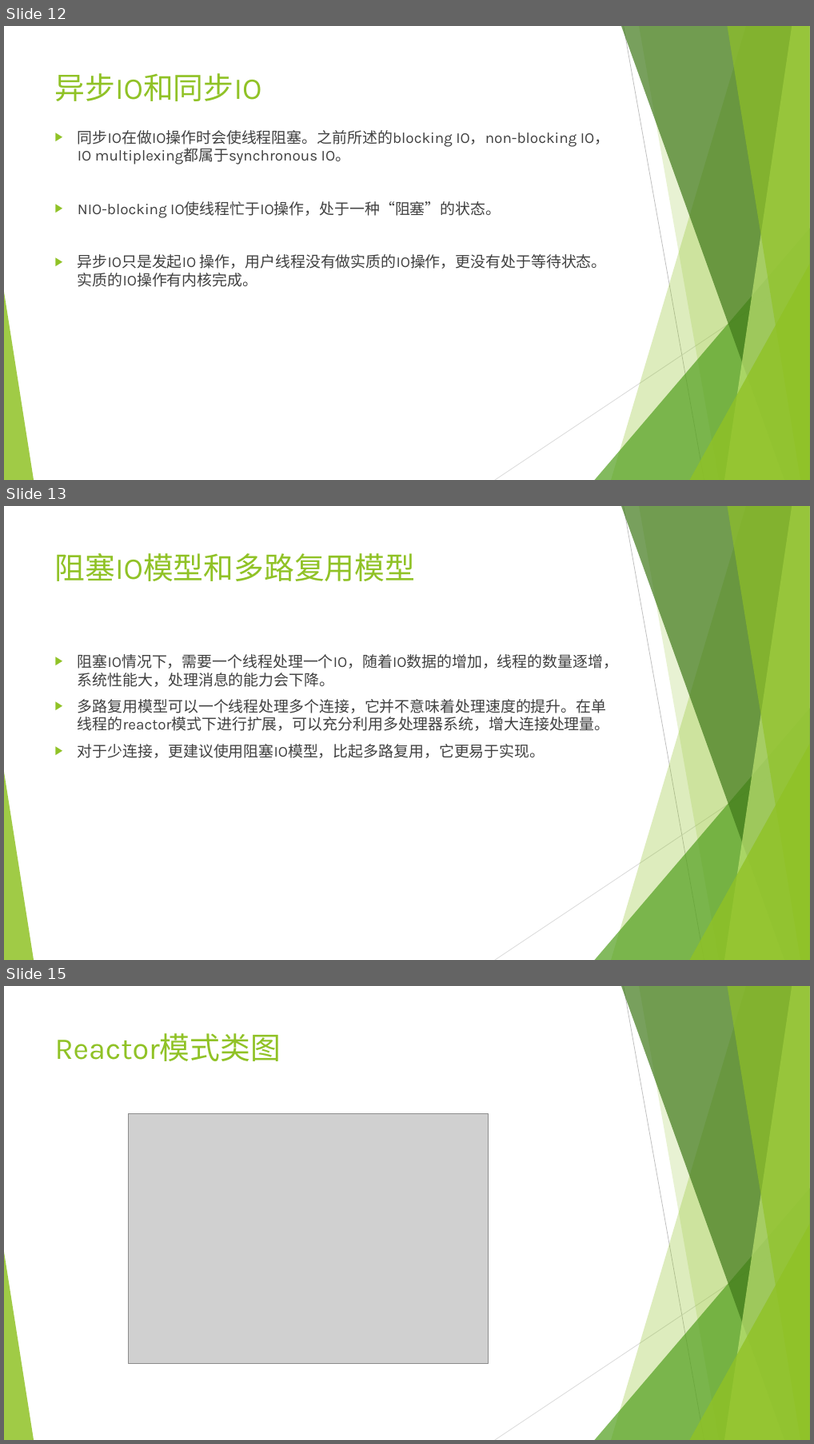
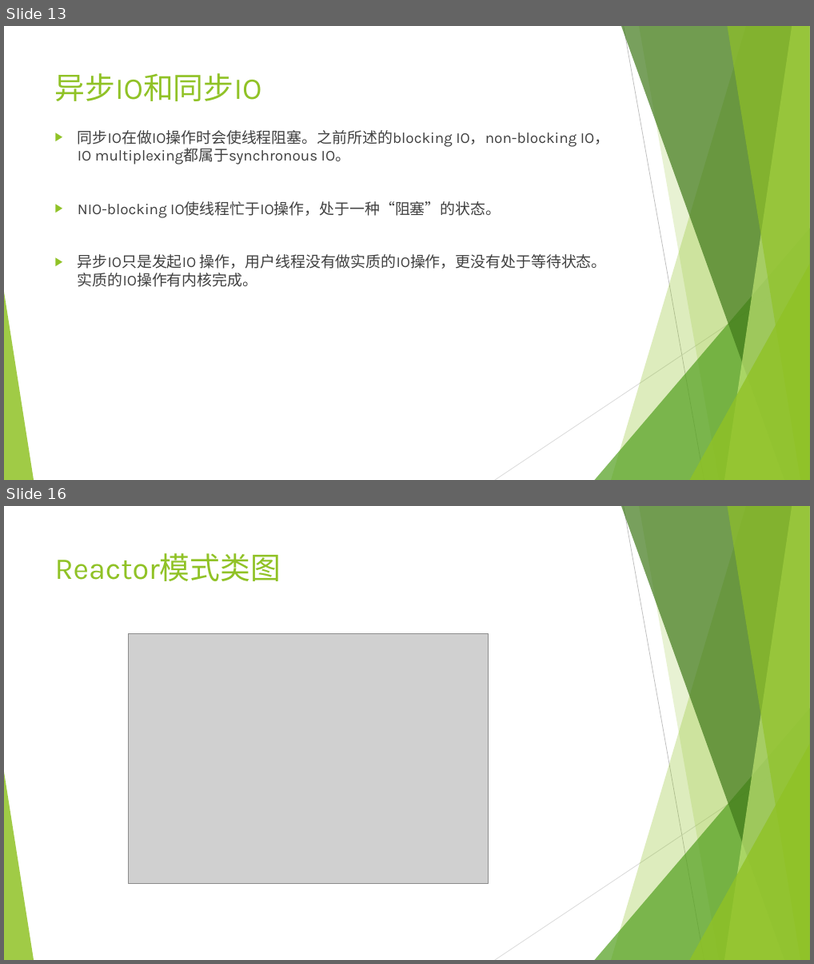
Before and after one commit to JyinChan/report, a slide deck: report.pptx. Shown one above the other, each under a label of ours: slides 12, 13 and 15 before the commit, slides 13 and 16 after it; the slides between them are not shown. The pictures are 814x1444 and 814x964 pixels, drawn with LibreOffice and Linux fonts; fonts in the diff are those of the drawing; grey boxes stand for pictures. Boxes give left, top, right and bottom in pixels: in the first picture for what was removed or moved away, otherwise in the second. Text is boxed around its words. In the diff, an @@ line names an element or a change of style, - is before the commit and + after.

```diff
--- a/report.pptx
+++ b/report.pptx
@@ slide 13 removed at bbox=[4, 506, 810, 960], background #FFFFFF; not listed: 10 template elements that a slide beside it also shows @@
@@ title removed at bbox=[55, 553, 416, 581] @@
-阻塞IO模型和多路复用模型
@@ text removed at bbox=[78, 654, 618, 758] @@
-▶ 阻塞IO情况下，需要一个线程处理一个IO，随着IO数据的增加，线程的数量逐增，系统性能大，处理消息的能力会下降。
-▶ 多路复用模型可以一个线程处理多个连接，它并不意味着处理速度的提升。在单线程的reactor模式下进行扩展，可以充分利用多处理器系统，增大连接处理量。
-▶ 对于少连接，更建议使用阻塞IO模型，比起多路复用，它更易于实现。
@@ what was slide 12 is now slide 13 @@
@@ what was slide 15 is now slide 16 @@
```
Also in this commit, not shown: 2 slides changed, 2 slides added.
